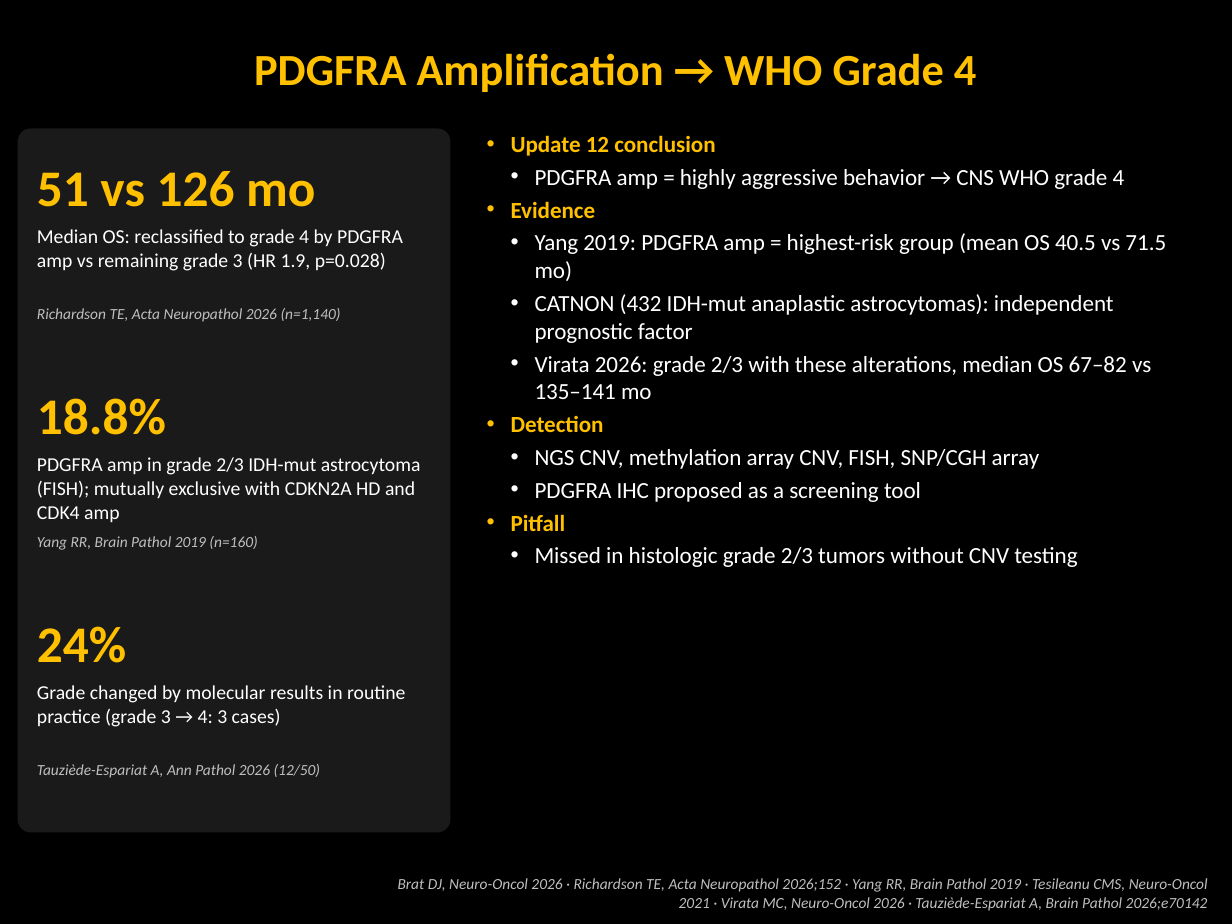
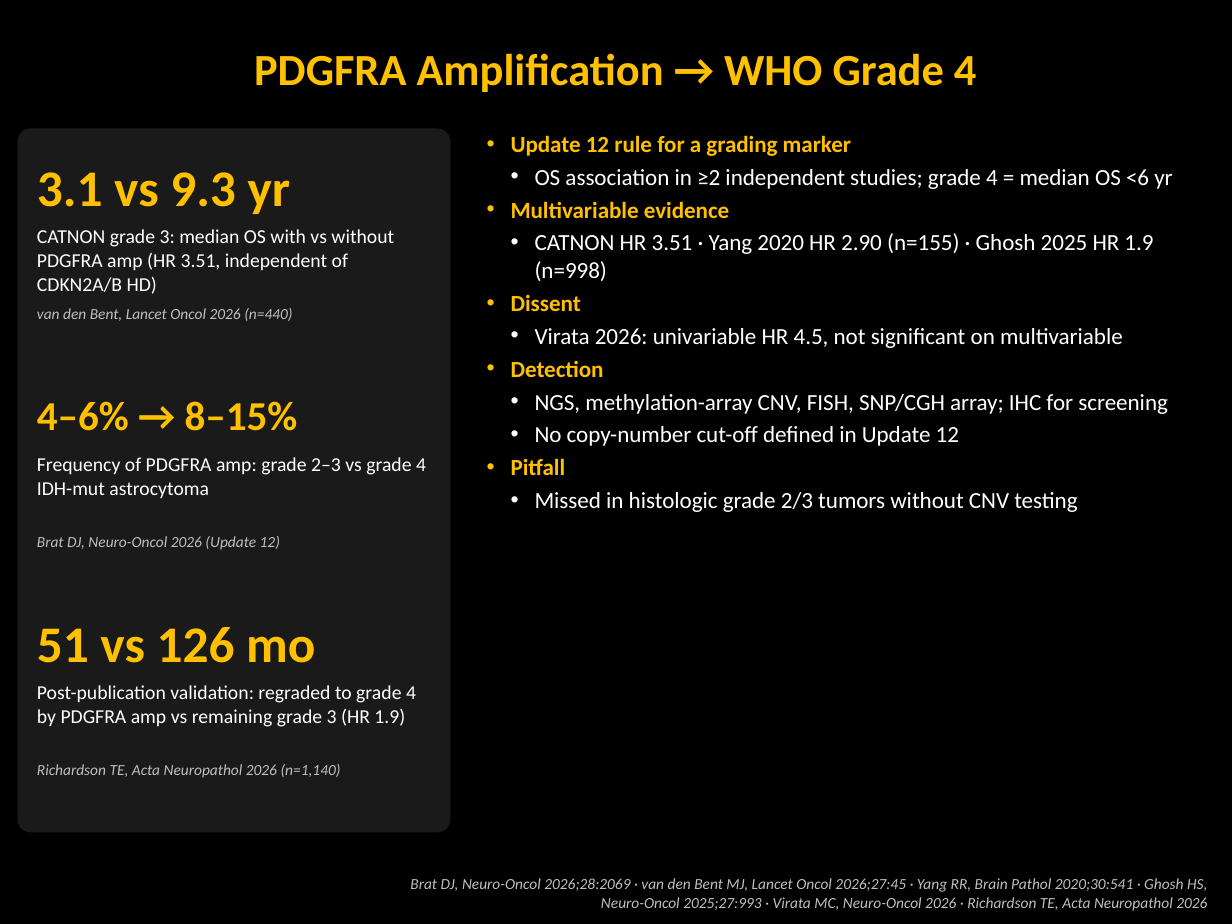
Before and after one commit to KSY-radiology/test-repro, a slide deck: slide 3 of deck/cIMPACT-NOW_update12_disease_review.pptx. Drawn at 1232x924 pixels with LibreOffice and Linux fonts; fonts in the diff are those of the drawing. Boxes give left, top, right and bottom in pixels: in the first picture for what was removed or moved away, otherwise in the second. Text is boxed around its words. In the diff, an @@ line names an element or a change of style, - is before the commit and + after.

```diff
--- a/deck/cIMPACT-NOW_update12_disease_review.pptx
+++ b/deck/cIMPACT-NOW_update12_disease_review.pptx
@@ text at box(511, 135, 1172, 348): text changed @@
-• Update 12 conclusion
-  • PDGFRA amp = highly aggressive behavior → CNS WHO grade 4
-• Evidence
-  • Yang 2019: PDGFRA amp = highest-risk group (mean OS 40.5 vs 71.5 mo)
-  • CATNON (432 IDH-mut anaplastic astrocytomas): independent prognostic factor
-  • Virata 2026: grade 2/3 with these alterations, median OS 67–82 vs 135–141 mo
+• Update 12 rule for a grading marker
+  • OS association in ≥2 independent studies; grade 4 = median OS <6 yr
+• Multivariable evidence
+  • CATNON HR 3.51 · Yang 2020 HR 2.90 (n=155) · Ghosh 2025 HR 1.9 (n=998)
+• Dissent
+  • Virata 2026: univariable HR 4.5, not significant on multivariable
@@ text at box(37, 172, 290, 214): text changed @@
-51 vs 126 mo
+3.1 vs 9.3 yr
@@ text at box(37, 229, 394, 294): text changed @@
-Median OS: reclassified to grade 4 by PDGFRA amp vs remaining grade 3 (HR 1.9, p=0.028)
+CATNON grade 3: median OS with vs without PDGFRA amp (HR 3.51, independent of CDKN2A/B HD)
@@ text at box(37, 308, 292, 321): text changed @@
-Richardson TE, Acta Neuropathol 2026 (n=1,140)
+van den Bent, Lancet Oncol 2026 (n=440)
@@ text at box(37, 401, 298, 431): text changed; size 30 to 24 pt @@
-18.8%
+4–6% → 8–15%
@@ text at box(535, 394, 1168, 446): text changed @@
-  • NGS CNV, methylation array CNV, FISH, SNP/CGH array
-  • PDGFRA IHC proposed as a screening tool
+  • NGS, methylation-array CNV, FISH, SNP/CGH array; IHC for screening
+  • No copy-number cut-off defined in Update 12
@@ text at box(37, 457, 426, 498): text changed @@
-PDGFRA amp in grade 2/3 IDH-mut astrocytoma (FISH); mutually exclusive with CDKN2A HD and CDK4 amp
+Frequency of PDGFRA amp: grade 2–3 vs grade 4 IDH-mut astrocytoma
@@ text at box(37, 536, 280, 550): text changed @@
-Yang RR, Brain Pathol 2019 (n=160)
+Brat DJ, Neuro-Oncol 2026 (Update 12)
@@ text at box(37, 627, 315, 663): text changed @@
-24%
+51 vs 126 mo
@@ text at box(37, 685, 416, 727): text changed @@
-Grade changed by molecular results in routine practice (grade 3 → 4: 3 cases)
+Post-publication validation: regraded to grade 4 by PDGFRA amp vs remaining grade 3 (HR 1.9)
@@ text at box(37, 764, 341, 778): text changed @@
-Tauziède-Espariat A, Ann Pathol 2026 (12/50)
+Richardson TE, Acta Neuropathol 2026 (n=1,140)
@@ text at box(410, 878, 1207, 911): text changed @@
-Brat DJ, Neuro-Oncol 2026 · Richardson TE, Acta Neuropathol 2026;152 · Yang RR, Brain Pathol 2019 · Tesileanu CMS, Neuro-Oncol 2021 · Virata MC, Neuro-Oncol 2026 · Tauziède-Espariat A, Brain Pathol 2026;e70142
+Brat DJ, Neuro-Oncol 2026;28:2069 · van den Bent MJ, Lancet Oncol 2026;27:45 · Yang RR, Brain Pathol 2020;30:541 · Ghosh HS, Neuro-Oncol 2025;27:993 · Virata MC, Neuro-Oncol 2026 · Richardson TE, Acta Neuropathol 2026
```
Also in this commit, not shown: 3 other slides changed, 3 other files.
